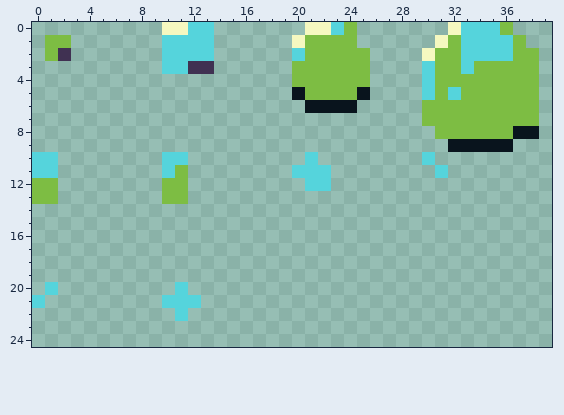
Edited in one commit: pixel-art sprite (images/particles.png). Above is the file before it was changed.
The file is 40x40 pixels. Shown: x 0..39, y 0..24.
And afterwards:
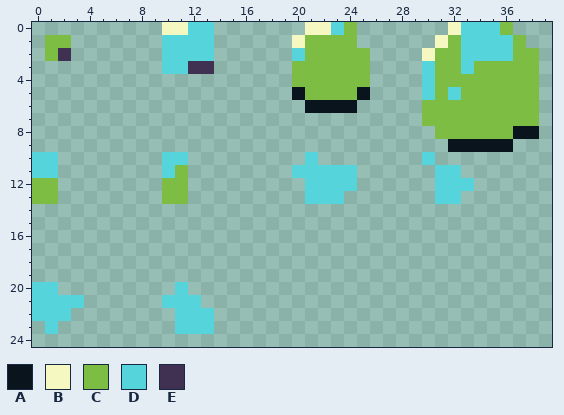
Palette (. is transparent): A #09141d  B #f5f8c0  C #7dbd43  D #55d4dc  E #403152
What changed:
@@ x 19..35 @@
 10 ..D........D.....
-11 .DDD........D....
-12 ..DD.............
-13 .................
+11 .DDDDD......DD...
+12 ..DDDD......DDD..
+13 ..DDD.......DD...
 14 .................
@@ x 0..15 @@
 19 ................
-20 .D.........D....
-21 D.........DDD...
-22 ...........D....
-23 ................
+20 DD.........D....
+21 DDDD......DDD...
+22 DDD........DDD..
+23 .D.........DDD..
 24 ................
Boxes around the changes in both pictures, in picture pixels (x1, y1, x2, y2):
added: (305, 165, 357, 204)
added: (435, 165, 474, 204)
added: (32, 282, 84, 334)
added: (175, 308, 214, 334)
